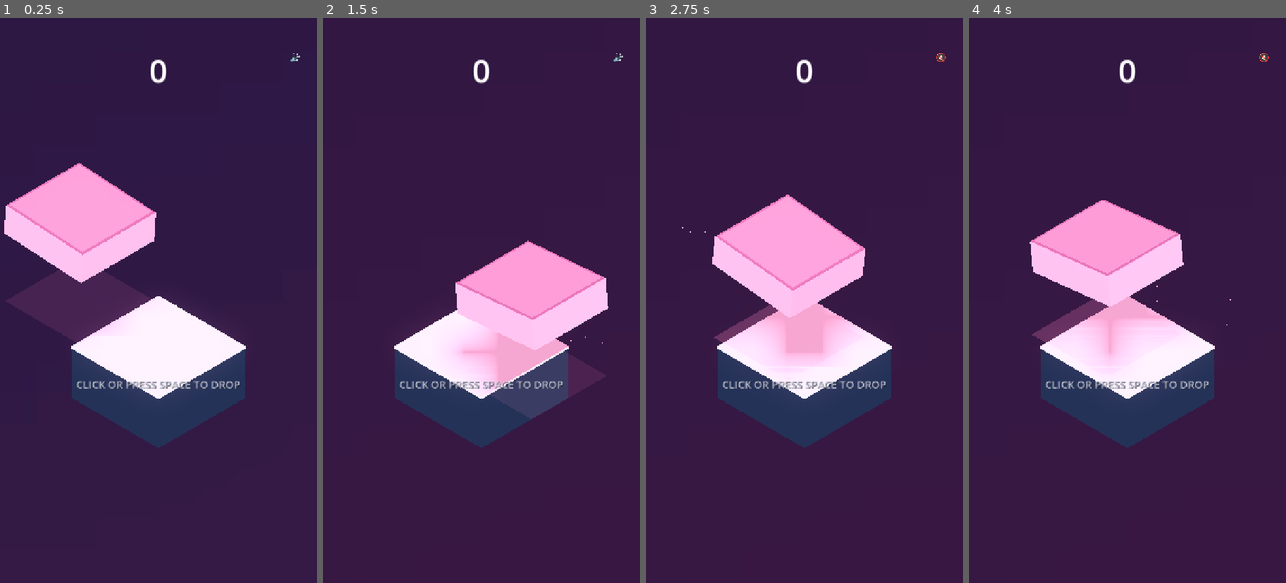
Above: before the commit, frames 1-4 (left to right).
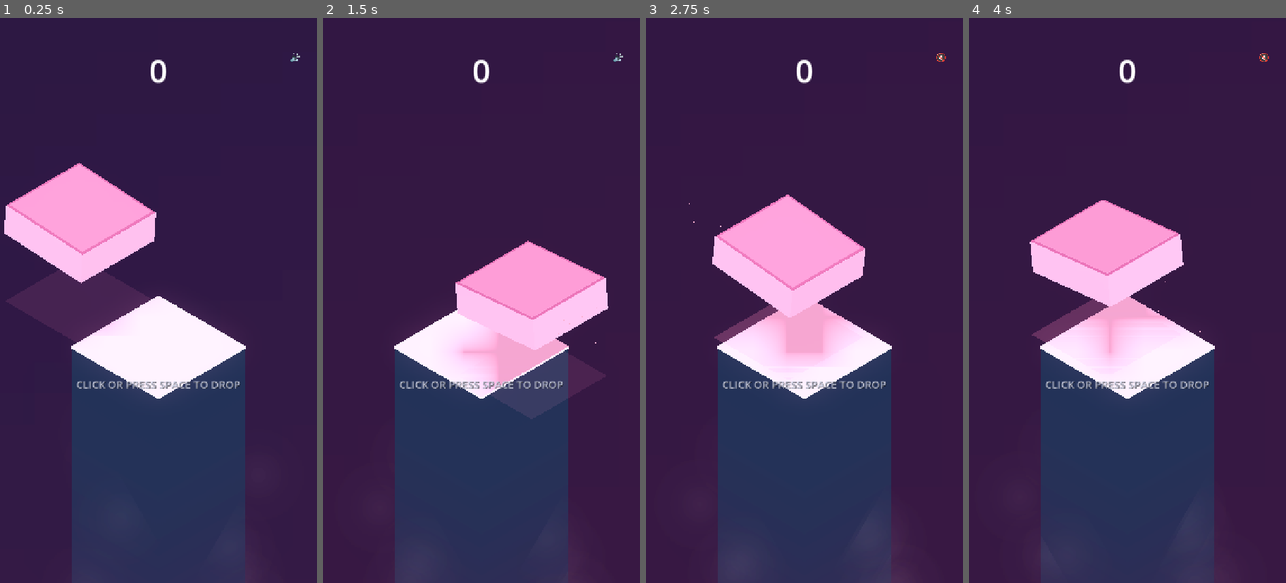
Above: after the commit, the same moments.

Repository: AakashJ91/stack
Game: Godot game, scene res://scenes/main.tscn
Same seed, same stepped clock (60 frames per second), same inputs: the game is played once before the commit and once after it.
Inputs:
- Up to frame 1 (0.25 s): no input
- Up to frame 2 (1.5 s): click "🔊" at 0.5 s; click "🔇" at 1.25 s
- Up to frame 3 (2.75 s): click "🔊" at 2 s
- Up to frame 4 (4 s): click "🔇" at 2.75 s; click "🔊" at 3.5 s

The runs differ from the first frame. In frame 1, 1.1% of the frame differs, in the area x 26-77%, y 41-96%; in frame 2, 11%; in frame 3, 12%; in frame 4, 12%, in the area x 22-83%, y 46-100%.

Commit message:
update base

Diff:
--- a/scripts/main.gd
+++ b/scripts/main.gd
@@ -45,6 +45,8 @@
 var active_box: Node3D = null
 
 var pedestal_rim: MeshInstance3D
+var pedestal_mat: ShaderMaterial
+var pedestal_mist_particles: CPUParticles3D
 
 # Gradient Background Components
 var bg_quad: MeshInstance3D
@@ -188,6 +190,20 @@
 			bg_gradient.colors = PackedColorArray([bg_gradient.colors[0], c])
 	, current_bottom, target_bottom, 0.7)
 
+	if is_instance_valid(pedestal_mat):
+		var cur_mist = pedestal_mat.get_shader_parameter("mist_color")
+		if cur_mist == null:
+			cur_mist = target_bottom
+		bg_tween.tween_method(func(c: Color):
+			if is_instance_valid(pedestal_mat):
+				pedestal_mat.set_shader_parameter("mist_color", c)
+		, cur_mist, target_bottom, 0.7)
+
+	if is_instance_valid(pedestal_mist_particles):
+		var mist_tint = target_bottom.lerp(Color.WHITE, 0.35)
+		mist_tint.a = 0.25
+		pedestal_mist_particles.color = mist_tint
+
 func _update_height_gradient_tint(height_index: int) -> void:
 	if not bg_gradient:
 		return
@@ -216,17 +232,54 @@
 		light.light_energy = 0.80
 
 func _create_pedestal() -> void:
+	# Elongated base pillar extending 24 units deep into the mist
 	base_pedestal = MeshInstance3D.new()
 	var box_m = BoxMesh.new()
-	box_m.size = Vector3(2.8, 1.4, 2.8)
+	box_m.size = Vector3(2.8, 24.0, 2.8)
 	base_pedestal.mesh = box_m
 
-	var mat = StandardMaterial3D.new()
-	mat.albedo_color = Color(0.16, 0.19, 0.26)
-	mat.metallic = 0.25
-	mat.roughness = 0.35
-	base_pedestal.material_override = mat
-	base_pedestal.position = Vector3(0, -0.7, 0)
+	var shader = Shader.new()
+	shader.code = """
+shader_type spatial;
+render_mode blend_mix, depth_draw_always, cull_back;
+
+uniform vec4 top_color : source_color = vec4(0.16, 0.19, 0.26, 1.0);
+uniform vec4 mist_color : source_color = vec4(0.10, 0.13, 0.20, 0.0);
+uniform float fade_start_y = -1.2;
+uniform float fade_end_y = -18.0;
+uniform float metallic : hint_range(0.0, 1.0) = 0.25;
+uniform float roughness : hint_range(0.0, 1.0) = 0.35;
+
+varying float v_world_y;
+
+void vertex() {
+	v_world_y = (MODEL_MATRIX * vec4(VERTEX, 1.0)).y;
+}
+
+void fragment() {
+	float t = clamp((v_world_y - fade_end_y) / (fade_start_y - fade_end_y), 0.0, 1.0);
+	float fade = t * t * (3.0 - 2.0 * t); // Smooth Hermite curve
+
+	vec3 col = mix(mist_color.rgb, top_color.rgb, fade);
+	ALBEDO = col;
+	ALPHA = fade;
+	METALLIC = metallic * fade;
+	ROUGHNESS = mix(0.9, roughness, fade);
+}
+"""
+	pedestal_mat = ShaderMaterial.new()
+	pedestal_mat.shader = shader
+	var pal = PALETTES[palette_index % PALETTES.size()]
+	var bot_c = pal.get("bg_bottom", Color(0.20, 0.14, 0.28)) as Color
+	pedestal_mat.set_shader_parameter("top_color", Color(0.16, 0.19, 0.26, 1.0))
+	pedestal_mat.set_shader_parameter("mist_color", bot_c)
+	pedestal_mat.set_shader_parameter("fade_start_y", -1.2)
+	pedestal_mat.set_shader_parameter("fade_end_y", -18.0)
+	pedestal_mat.set_shader_parameter("metallic", 0.25)
+	pedestal_mat.set_shader_parameter("roughness", 0.35)
+
+	base_pedestal.material_override = pedestal_mat
+	base_pedestal.position = Vector3(0, -12.0, 0)
 	add_child(base_pedestal)
 
 	# Pedestal Top Accent Ring
@@ -242,6 +295,71 @@
 	pedestal_rim.material_override = rim_mat
 	pedestal_rim.position = Vector3(0, 0.0, 0)
 	add_child(pedestal_rim)
+
+	# Soft ethereal mist ring around the lower column
+	_setup_pedestal_mist()
+
+func _setup_pedestal_mist() -> void:
+	pedestal_mist_particles = CPUParticles3D.new()
+	pedestal_mist_particles.amount = 16
+	pedestal_mist_particles.lifetime = 4.5
+	pedestal_mist_particles.preprocess = 4.0
+	pedestal_mist_particles.speed_scale = 0.75
+	pedestal_mist_particles.emission_shape = CPUParticles3D.EMISSION_SHAPE_RING
+	pedestal_mist_particles.emission_ring_radius = 2.5
+	pedestal_mist_particles.emission_ring_inner_radius = 0.8
+	pedestal_mist_particles.emission_ring_height = 4.0
+	pedestal_mist_particles.emission_ring_axis = Vector3.UP
+	pedestal_mist_particles.position = Vector3(0, -6.0, 0)
+	pedestal_mist_particles.gravity = Vector3(0, 0.12, 0)
+	pedestal_mist_particles.direction = Vector3(0, 0.5, 0)
+	pedestal_mist_particles.spread = 180.0
+	pedestal_mist_particles.initial_velocity_min = 0.06
+	pedestal_mist_particles.initial_velocity_max = 0.18
+
+	var mist_curve = Curve.new()
+	mist_curve.add_point(Vector2(0.0, 0.0))
+	mist_curve.add_point(Vector2(0.3, 0.85))
+	mist_curve.add_point(Vector2(0.7, 0.85))
+	mist_curve.add_point(Vector2(1.0, 0.0))
+	pedestal_mist_particles.scale_amount_curve = mist_curve
+	pedestal_mist_particles.scale_amount_min = 1.4
+	pedestal_mist_particles.scale_amount_max = 2.8
+
+	var quad = QuadMesh.new()
+	quad.size = Vector2(2.8, 2.8)
+	var mat = StandardMaterial3D.new()
+	mat.shading_mode = StandardMaterial3D.SHADING_MODE_UNSHADED
+	mat.transparency = BaseMaterial3D.TRANSPARENCY_ALPHA
+	mat.billboard_mode = BaseMaterial3D.BILLBOARD_PARTICLES
+	mat.vertex_color_use_as_albedo = true
+
+	# Radial gradient for soft mist puff
+	var tex = GradientTexture2D.new()
+	tex.fill = GradientTexture2D.FILL_RADIAL
+	tex.fill_from = Vector2(0.5, 0.5)
+	tex.fill_to = Vector2(0.5, 0.0)
+	var g = Gradient.new()
+	g.colors = PackedColorArray([
+		Color(1.0, 1.0, 1.0, 0.35),
+		Color(1.0, 1.0, 1.0, 0.10),
+		Color(1.0, 1.0, 1.0, 0.0)
+	])
+	g.offsets = PackedFloat32Array([0.0, 0.45, 1.0])
+	tex.gradient = g
+	tex.width = 64
+	tex.height = 64
+	mat.albedo_texture = tex
+	quad.material = mat
+
+	pedestal_mist_particles.mesh = quad
+	var pal = PALETTES[palette_index % PALETTES.size()]
+	var bot_c = pal.get("bg_bottom", Color(0.20, 0.14, 0.28)) as Color
+	var mist_tint = bot_c.lerp(Color.WHITE, 0.35)
+	mist_tint.a = 0.25
+	pedestal_mist_particles.color = mist_tint
+
+	add_child(pedestal_mist_particles)
 
 func reset_game() -> void:
 	# Clear existing stack boxes
